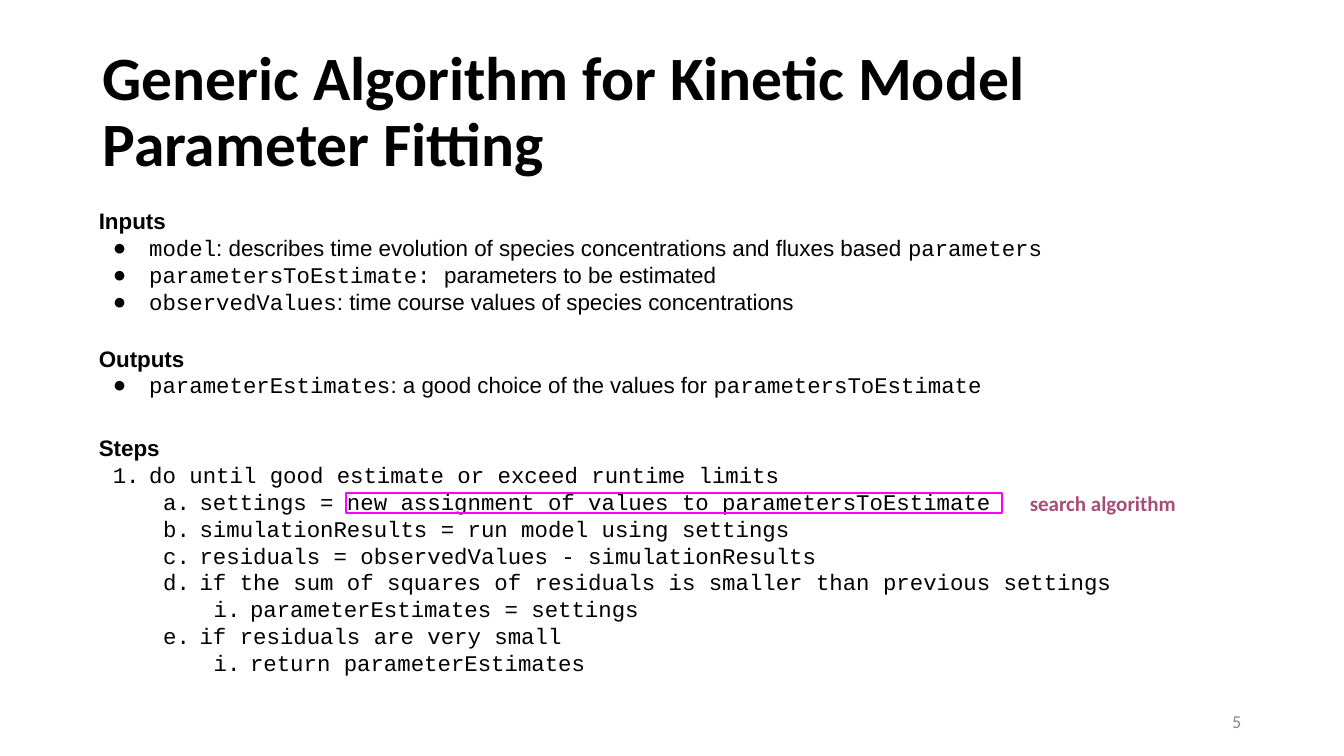
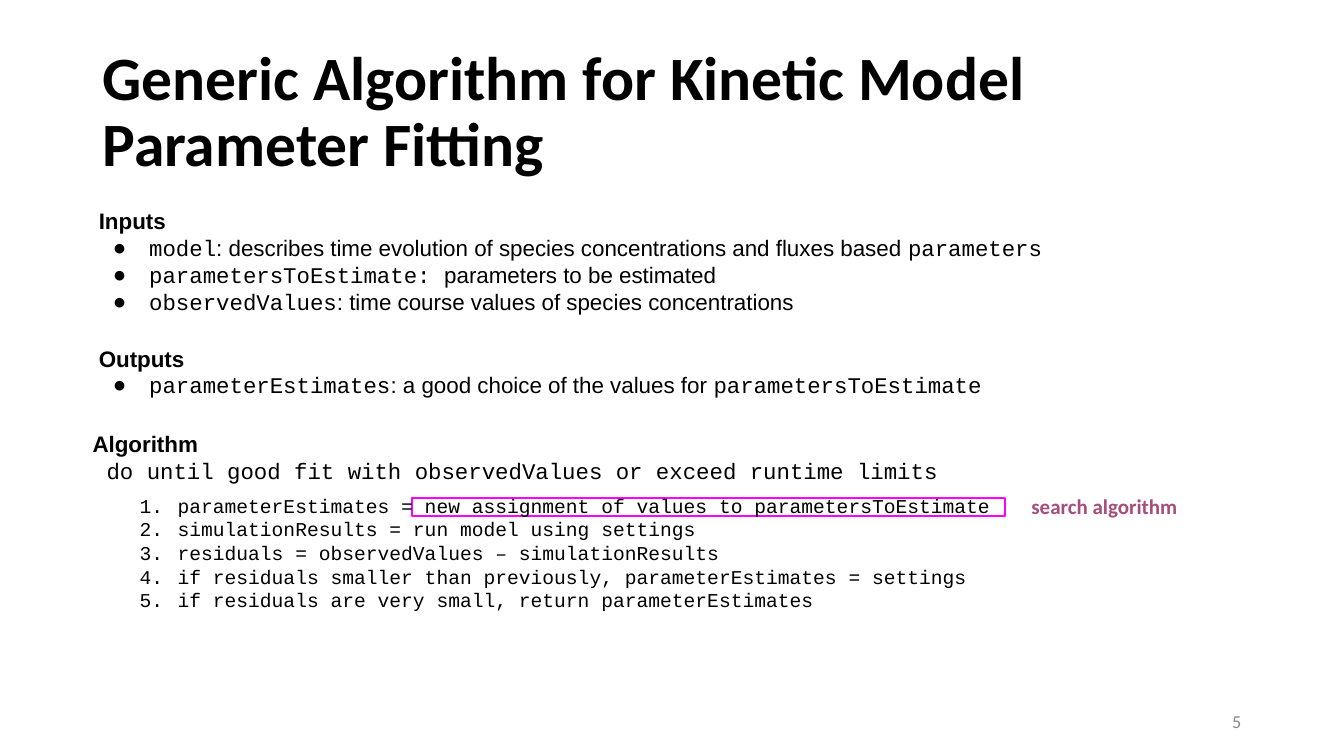
Before and after one commit to joseph-hellerstein/network-modeling-summer-school, a slide deck: slide 5 of 2022/Parameter-Estimation/Parameter-Fitting-Part-1a-Overview.pptx. Drawn at 1344x756 pixels with LibreOffice and Linux fonts; fonts in the diff are those of the drawing. Boxes give left, top, right and bottom in pixels: in the first picture for what was removed or moved away, otherwise in the second. Text is boxed around its words. In the diff, an @@ line names an element or a change of style, - is before the commit and + after.

```diff
--- a/2022/Parameter-Estimation/Parameter-Fitting-Part-1a-Overview.pptx
+++ b/2022/Parameter-Estimation/Parameter-Fitting-Part-1a-Overview.pptx
@@ text added at bbox=[93, 435, 937, 484], 16 pt, text #000000 @@
+Algorithm
+do until good fit with observedValues or exceed runtime limits
@@ text "parameterEstimates = new assignment of ...": place and size @@
-text "parameterEstimates = new assignment of ..." at bbox=[99, 440, 1111, 676]
+text "parameterEstimates = new assignment of ..." at bbox=[178, 499, 989, 611]
@@ text at bbox=[178, 499, 989, 517]: text changed; size 16 to 14 pt @@
-Steps
-1. do until good estimate or exceed runtime limits
-  a. settings = new assignment of values to parametersToEstimate
+1. parameterEstimates = new assignment of values to parametersToEstimate
@@ rectangle: place and size @@
-rectangle at bbox=[346, 493, 1002, 513]
+rectangle at bbox=[412, 498, 1005, 517]
@@ text at bbox=[178, 523, 695, 540]: size 16 to 14 pt in "simulationResults = run model using settings"; bullet a. to 1.; list level 2 to 1 in "simulationResults = run model using ..." @@
@@ text at bbox=[178, 546, 966, 611]: text changed; size 16 to 14 pt @@
-  c. residuals = observedValues - simulationResults
-  d. if the sum of squares of residuals is smaller than previous settings
-    i. parameterEstimates = settings
-  e. if residuals are very small
-    i. return parameterEstimates
+3. residuals = observedValues – simulationResults
+4. if residuals smaller than previously, parameterEstimates = settings
+5. if residuals are very small, return parameterEstimates
```
Also in this commit, not shown: 3 other slides changed, 2 other files.
